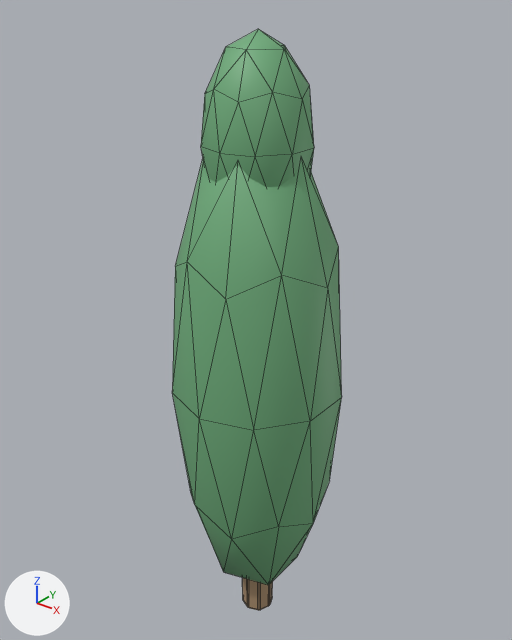
The FBX model unity/Assets/Resources/Bayview/tree_cypress.fbx: old version first, new version second.
The view is the same before and after, from a 50 mm lens placed at (4.21, -5.3, 7.32), pointed at (-0.16, 0.16, 3.94). The lights are fixed; the arrows at lower left show +X, +Y and +Z. The older version comes first. Mesh edges are drawn as thin lines. Objects named as collision shapes, trigger or cutter boxes, shadow casters or lower levels of detail are left out. Where no turn or scale is listed for an object, it has been applied to the vertices.

Names of what the first picture shows: 'Visual'.
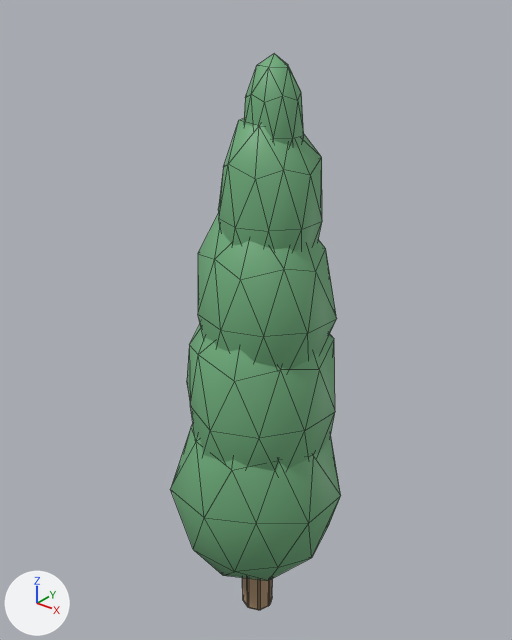
The change, as a list of edits to the scene's bpy script:
```text
Change me_cylinder:
    used by ob_visual; location = (0.0, 0.0, 0.5)
    remove me_cylinder.from_pydata(...)  # 196 vertices, 266 faces; spans x -0.9..0.9, y -0.95..0.95, z -0.5..6.4
    add me_cylinder.from_pydata(...)  # 322 vertices, 506 faces; spans x -0.94..0.97, y -0.93..0.86, z -0.5..6.2
    me_cylinder part 1: a new loose piece, an icosphere of 80 faces spanning x -0.17..0.41, y -0.21..0.37, z 4.8..6.2, in mat_leafdark (green #6fad7c)
    me_cylinder part 2: the loose piece of 42 vertices spanning x -0.52..0.52, y -0.55..0.55, z 4.4..6.4 is rebuilt with 42 vertices and now spans x -0.43..0.61, y -0.45..0.57, z 3.64..5.72
    me_cylinder part 3: a new loose piece of 42 vertices spanning x -0.85..0.84, y -0.83..0.81, z 1.18..4.01, in mat_leafdark (green #6fad7c)
    me_cylinder part 4: a new loose piece of 42 vertices spanning x -0.68..0.8, y -0.66..0.75, z 2.45..4.96, in mat_leafdark (green #6fad7c)
    me_cylinder part 5
    16 vertices are removed from x -0.81..0.85, y -0.81..0.81, z 4.14..5.8
    40 faces are deleted
    26 vertices move from x -0.9..0.9, y -0.95..0.95, z -0.2..2.8 to x -0.94..0.97, y -0.93..0.86, z -0.05..1.5
    16 vertices are added at x -0.76..0.77, y -0.77..0.79, z 2.14..3.08
    40 new faces join them, mat_leafdark (green #6fad7c)
```

What differs and where, as boxes (x1, y1, x2, y2) in the pictures (512 x 640 px; the box of a moved part takes in the faces that stretch with it):
'Visual', reshaped
    before: (172, 29, 342, 610)
    after: (170, 53, 341, 610)
part 1 of me_cylinder, added (green)
    after: (244, 53, 304, 146)
part 2 of me_cylinder, rebuilt
    before: (201, 29, 314, 187)
    after: (218, 118, 322, 251)
part 3 of me_cylinder, added (green)
    after: (187, 324, 335, 472)
part 4 of me_cylinder, added (green)
    after: (198, 215, 337, 371)
part 5 of me_cylinder, moved or reshaped
    before: (172, 160, 342, 585)
    after: (170, 424, 341, 581)
